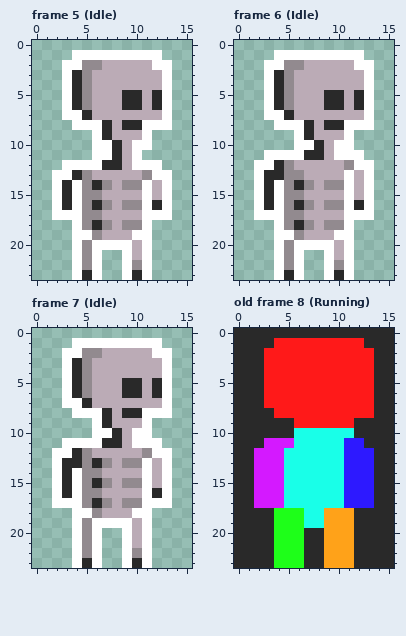
Pixel-art file: Assets/Sprites/skeleton.aseprite. Above is the file before it was changed.
16x24 pixels, 9 frames. Shown: frame 5 (Idle), frame 6 (Idle), frame 7 (Idle), old frame 8 (Running). The commit also changed other frames, which this record leaves out.
After the commit:
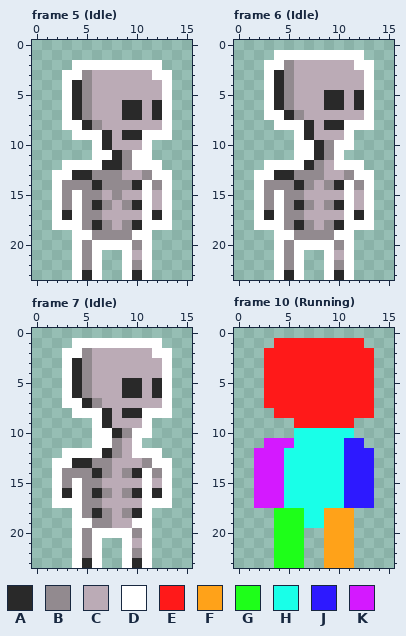
Palette (. is transparent): A #292929  B #928a8f  C #bbabb6  D #ffffff  E #ff1919  F #ffa219  G #1eff19  H #19ffe8  J #2d19ff  K #d419ff
A new or re-ordered frame is compared with the old frame closest to it.
Changes in this commit:
frames 9 -> 11
layer "background" now hidden
Changed rows in their new state; - is an unchanged pixel.
Frame 5 (Idle), layer "Skely":
first column x 2:
 1 --.........-
 2 -.-DDDDDDD-.
 3 --D-------D-
 5 -------CC-C-
 7 --AB---AA-A-
 8 -D-ABC-CCCC-
 9 --DD---AA-DD
10 -----AC-C---
11 -------B-D--
12 -------B----
13 ---ABBB-----
14 -BB---B-A-B-
15 -B----B-----
16 -B------A-C-
17 -A--------A-
18 DD------A-DD
19 -----BBB----
20 --------B---
Frame 6 (Idle), layer "Skely":
first column x 6:
 2 C
first column x 2:
 7 ----B-------
10 -------B----
11 -...-D-B-..-
12 .-DDDAB-DD-.
13 -D-A-BB--BD-
14 -BB-----A-B-
15 -B----------
16 -B------A-C-
17 -A--------A-
18 DD------A-DD
19 -----BBB----
20 --------B---
Frame 7 (Idle), layer "Skely":
first column x 6:
 2 C
first column x 2:
 7 ----B-------
10 -------B----
11 -...-DB--..-
12 .-DDDAB-DD-.
13 -D-AB--CCBD-
14 -BB-AB-BA-B-
15 -B--BC-CC---
16 ----AB-BA---
17 ----BC-CC---
18 ---BAB-BA---
19 ---DBBCCD---
20 -----DD-B---
Frame 10 (Running) is new; against old frame 8 (Running):
first column x 0:
 0 ................
 1 ....---------...
 2 ...-----------..
 3 ...-----------..
 4 ...-----------..
 5 ...-----------..
 6 ...-----------..
 7 ...-----------..
 8 ....----------..
 9 ......------....
10 ......------....
11 ...----------...
12 ..------------..
13 ..------------..
14 ..------------..
15 ..------------..
16 ..------------..
17 ..------------..
18 ....--------....
19 ....--------....
20 ....---..---....
21 ....---..---....
22 ....---..---....
23 ....---..---....
Changed places in both pictures, as pixel boxes (x1, y1, x2, y2):
changed: (52, 50, 172, 250)
changed: (294, 60, 304, 70)
changed: (254, 110, 374, 250)
changed: (92, 348, 102, 358)
changed: (52, 398, 172, 538)
erased: (234, 328, 394, 568)
